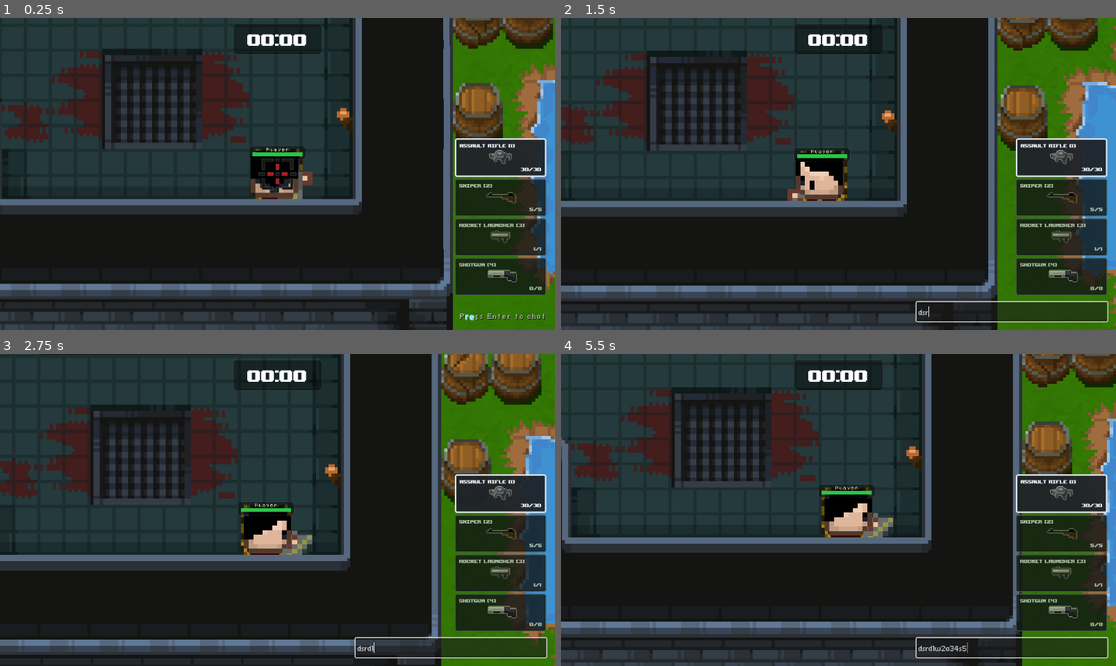
Above: before the commit, frames 1-4 (two rows, left to right).
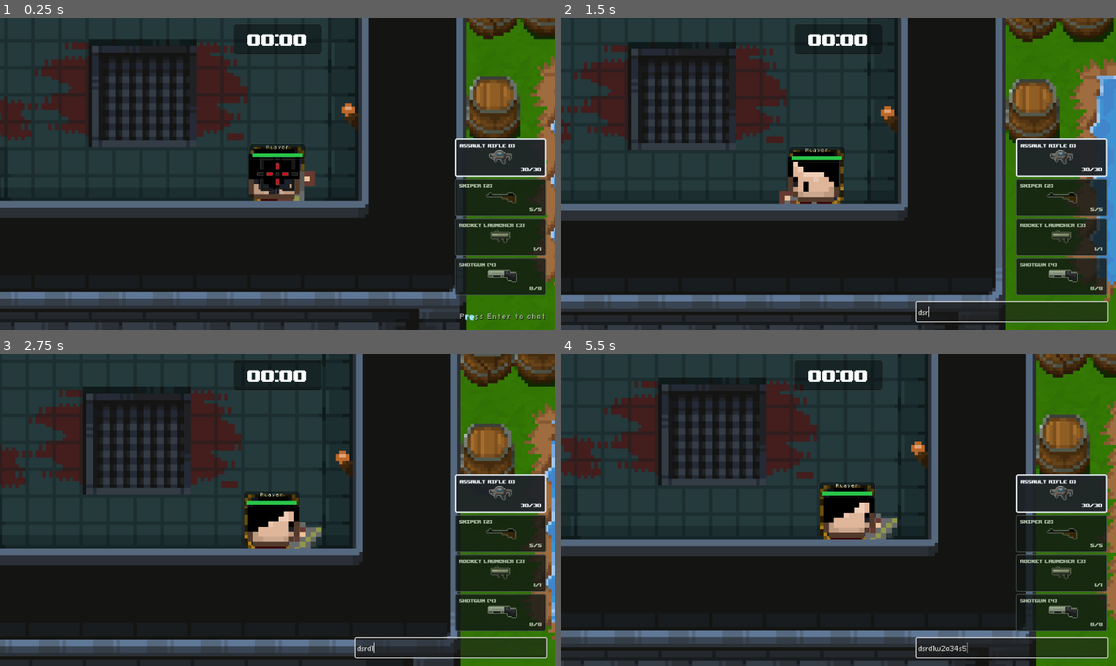
Above: after the commit, the same moments.

Repository: FredericBicandi/FT_Transcendence
Game: Godot game, scene res://src/Scenes/game.tscn
Same seed, same stepped clock (60 frames per second), same inputs: the game is played once before the commit and once after it. This scene is started directly instead of the project's main scene. Sound files missing from this copy of the repository are replaced by a short silence.
Inputs (mouse positions are in pixels of both pictures, inside the frame that each line leads up to):
- Up to frame 1 (0.25 s): no input
- Up to frame 2 (1.5 s): tap Enter at 0.5 s; move the mouse to (960, 158) at 0.52 s; press the mouse at (960, 158) at 0.53 s; hold D (right) 0.53-1.28 s; move the mouse to (727, 189) at 1.27 s; release the mouse at (727, 189) at 1.28 s; hold S (down) from 1.28 s (still down); tap R at 1.35 s
- Up to frame 3 (2.75 s): move the mouse to (333, 441) at 2.02 s; release S (down) at 2.03 s; hold D (right) from 2.03 s (still down); tap 1 at 2.1 s
- Up to frame 4 (5.5 s): move the mouse to (810, 572) at 2.77 s; release D (right) at 2.78 s; hold W (up) 2.78-3.53 s; tap one key every 0.75 s from 2.85 s: 2 3 4 5; click (810, 572) at 2.92 s; move the mouse to (1005, 556) at 3.52 s; hold A (left) 3.53-5.03 s; move the mouse to (672, 463) at 4.27 s; move the mouse to (866, 510) at 5.02 s; hold S (down) from 5.03 s (still down); click (866, 510) at 5.17 s

The runs differ from the first frame. In frame 1, 25% of the frame differs, in the area x 0-100%, y 0-100%; in frame 2, 24%; in frame 3, 26%; in frame 4, 24%.

Commit message:
some fixes

Diff:
--- a/game/src/Objects/player.tscn
+++ b/game/src/Objects/player.tscn
@@ -322,6 +322,7 @@
 position = Vector2(2, 0)
 collision_layer = 2
 script = ExtResource("1_4o2qk")
+camera_zoom = Vector2(7.0, 7.0)
 
 [node name="Leg" type="AnimatedSprite2D" parent="CharacterBody2D" unique_id=1021202293]
 position = Vector2(-1, 7)
@@ -354,7 +355,7 @@
 sprite_frames = SubResource("SpriteFrames_vun6k")
 
 [node name="Camera2D" type="Camera2D" parent="CharacterBody2D" unique_id=464962696]
-zoom = Vector2(6.5, 6.5)
+zoom = Vector2(7.0, 7.0)
 script = ExtResource("6_41rav")
 
 [node name="ShootSound" type="AudioStreamPlayer2D" parent="CharacterBody2D" unique_id=827025043]
@@ -378,8 +379,9 @@
 [node name="OverheadUiCanvasLayer" type="CanvasLayer" parent="." unique_id=1761189483]
 
 [node name="OverheadPanel" type="PanelContainer" parent="OverheadUiCanvasLayer" unique_id=802100969]
+custom_minimum_size = Vector2(116, 32)
 offset_left = -58.0
-offset_top = -30.0
+offset_top = -34.0
 offset_right = 58.0
 offset_bottom = -4.0
 mouse_filter = 2
@@ -394,9 +396,10 @@
 
 [node name="OverheadVBox" type="VBoxContainer" parent="OverheadUiCanvasLayer/OverheadPanel/OverheadMargin" unique_id=1717534498]
 layout_mode = 2
-theme_override_constants/separation = 2
+theme_override_constants/separation = 4
 
 [node name="PlayerNameLabel" type="Label" parent="OverheadUiCanvasLayer/OverheadPanel/OverheadMargin/OverheadVBox" unique_id=112340915]
+custom_minimum_size = Vector2(104, 12)
 layout_mode = 2
 theme_override_colors/font_color = Color(0.886275, 0.952941, 0.862745, 1)
 theme_override_colors/font_outline_color = Color(0, 0, 0, 0.9)
--- a/game/src/Scripts/Networks/connection.gd
+++ b/game/src/Scripts/Networks/connection.gd
@@ -9,6 +9,7 @@
 const PLAYER_SCENE: PackedScene = preload("res://src/Objects/player.tscn")
 const LOBBY_URL: String = "https://pixelfight.live/"
 const LOBBY_LEADERBOARD_REFRESH_SECONDS: float = 3.0
+const ROOM_RESERVATION_TIMEOUT_SECONDS: float = 6.0
 
 @onready var background_map: Node2D = $Map
 @onready var background_camera: Camera2D = $BackgroundCamera
@@ -30,6 +31,8 @@
 var player_play_time_accumulated_ms: int = 0
 var player_play_time_started_msec: int = -1
 var player_play_time_room_id: String = ""
+var is_waiting_for_room_reservation: bool = false
+var room_reservation_wait_elapsed: float = 0.0
 
 func _ready() -> void:
 	Localization.apply_url_language()
@@ -56,6 +59,15 @@
 	_begin_connection_attempt(Localization.translate("connecting_server"))
 
 func _process(delta: float) -> void:
+	if is_waiting_for_room_reservation and not has_started_game and not is_returning_to_lobby and not is_room_ready:
+		room_reservation_wait_elapsed += delta
+		if room_reservation_wait_elapsed >= ROOM_RESERVATION_TIMEOUT_SECONDS:
+			is_waiting_for_room_reservation = false
+			_set_status_text(Localization.translate("player_already_joined"))
+			if network_client != null:
+				network_client.close_connection()
+		return
+
 	if has_started_game or is_returning_to_lobby or not is_room_ready:
 		return
 
@@ -72,6 +84,8 @@
 
 	# Reset lobby state before trying to join a room again
 	is_room_ready = false
+	is_waiting_for_room_reservation = false
+	room_reservation_wait_elapsed = 0.0
 	local_player_id = ""
 	_clear_preview_remote_players()
 	_set_background_visible(true)
@@ -89,6 +103,8 @@
 
 	_set_status_text(Localization.translate("connected_reserving"))
 	_set_room_ready_ui_visible(false)
+	is_waiting_for_room_reservation = true
+	room_reservation_wait_elapsed = 0.0
 
 func _on_room_ready(message: Dictionary) -> void:
 	if has_started_game or is_returning_to_lobby:
@@ -96,6 +112,8 @@
 
 	# Show the room preview until the player chooses to join the match
 	is_room_ready = true
+	is_waiting_for_room_reservation = false
+	room_reservation_wait_elapsed = 0.0
 	lobby_leaderboard_refresh_elapsed = 0.0
 	var assigned_room_id := str(message.get("room_id", network_client.local_room_id)).strip_edges()
 	if player_play_time_room_id != "" and assigned_room_id != "" and assigned_room_id != player_play_time_room_id:
@@ -129,6 +147,8 @@
 func _on_connection_failed() -> void:
 	has_started_game = false
 	is_room_ready = false
+	is_waiting_for_room_reservation = false
+	room_reservation_wait_elapsed = 0.0
 	_set_status_text(Localization.translate("connection_failed"))
 	$CanvasLayer.visible = true
 	_show_lobby_cursor()
@@ -148,6 +168,8 @@
 	game_instance = null
 	has_started_game = false
 	is_room_ready = false
+	is_waiting_for_room_reservation = false
+	room_reservation_wait_elapsed = 0.0
 	local_player_id = ""
 	_clear_preview_remote_players()
 	_begin_connection_attempt(Localization.translate("reconnecting") % reason)
@@ -499,6 +521,8 @@
 	has_started_game = false
 	_reset_player_play_timer()
 	is_room_ready = false
+	is_waiting_for_room_reservation = false
+	room_reservation_wait_elapsed = 0.0
 	is_returning_to_lobby = false
 	local_player_id = network_client.local_player_id
 	_clear_preview_remote_players()
--- a/game/src/Scripts/components/localization.gd
+++ b/game/src/Scripts/components/localization.gd
@@ -19,6 +19,7 @@
 		"connecting_server": "Connecting to multiplayer server...",
 		"connection_failed": "Connection failed. Check the server URL and try again.",
 		"connected_reserving": "Connected. Reserving a room...",
+		"player_already_joined": "This player is already joined in another tab or window.",
 		"room_reserved": "Room reserved.",
 		"joining_match": "Joining match...",
 		"disconnected": "Disconnected.",
@@ -54,6 +55,7 @@
 		"connecting_server": "Connexion au serveur multijoueur...",
 		"connection_failed": "Connexion echouee. Verifiez l'URL du serveur et reessayez.",
 		"connected_reserving": "Connecte. Reservation d'une salle...",
+		"player_already_joined": "Ce joueur a deja rejoint la partie dans un autre onglet ou une autre fenetre.",
 		"room_reserved": "Salle reservee.",
 		"joining_match": "Entree dans la partie...",
 		"disconnected": "Deconnecte.",
@@ -89,6 +91,7 @@
 		"connecting_server": "جار الاتصال بخادم اللعب الجماعي...",
 		"connection_failed": "فشل الاتصال. تحقق من رابط الخادم وحاول مرة أخرى.",
 		"connected_reserving": "تم الاتصال. جار حجز غرفة...",
+		"player_already_joined": "هذا اللاعب منضم بالفعل في تبويب أو نافذة أخرى.",
 		"room_reserved": "تم حجز الغرفة.",
 		"joining_match": "جار دخول المباراة...",
 		"disconnected": "تم قطع الاتصال.",
--- a/game/src/Scripts/components/player.gd
+++ b/game/src/Scripts/components/player.gd
@@ -48,7 +48,7 @@
 @export var damage_number_rise_distance: float = 22.0
 @export var damage_number_spread: float = 10.0
 @export var local_self_aim_radius: float = 24.0
-@export var camera_zoom: Vector2 = Vector2(6.5, 6.5)
+@export var camera_zoom: Vector2 = Vector2(7.0, 7.0)
 @export var camera_cursor_follow_distance: float = 18.0
 @export var camera_cursor_follow_deadzone: float = 22.0
 @export var camera_cursor_follow_smoothing: float = 3.5
